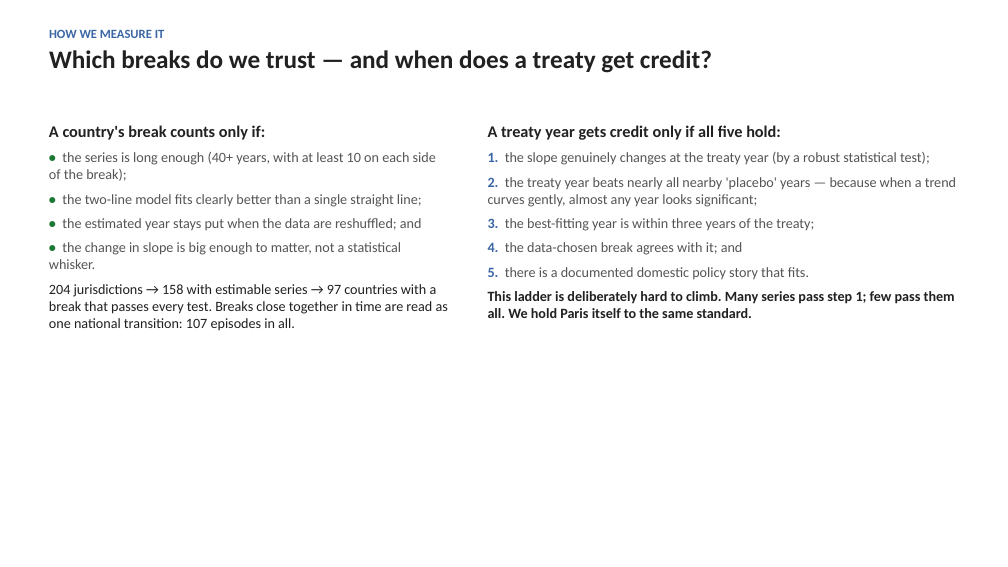
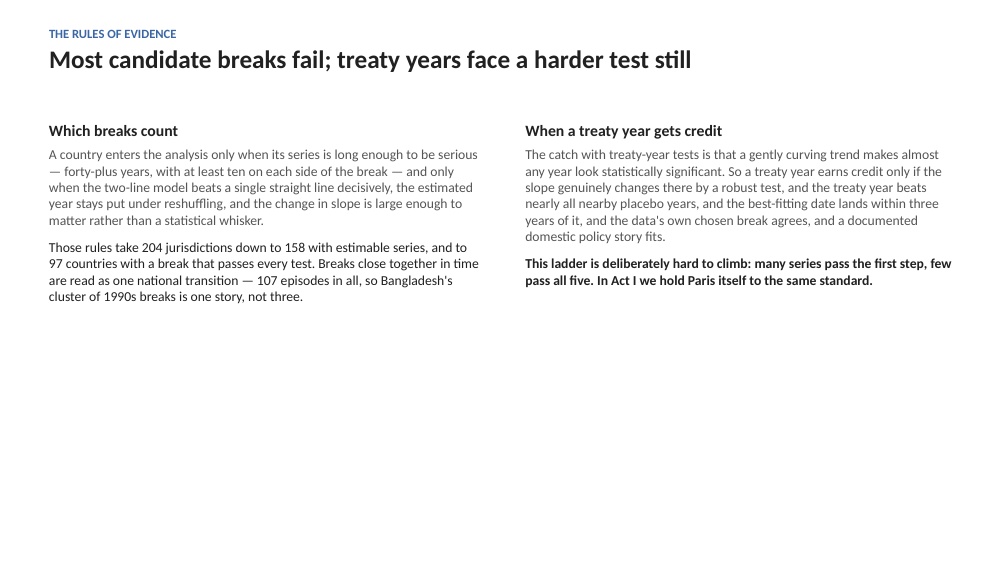
Before and after one commit to cwejnert/HDI-Happiness, a slide deck: slide 5 of carbon_breakpoints_takeaway_figures/what_bends_the_curve_final.pptx (slide 4 before the commit). Drawn at 1008x567 pixels with LibreOffice and Linux fonts; fonts in the diff are those of the drawing. Boxes give left, top, right and bottom in pixels: in the first picture for what was removed or moved away, otherwise in the second. Text is boxed around its words. In the diff, an @@ line names an element or a change of style, - is before the commit and + after.

```diff
--- a/carbon_breakpoints_takeaway_figures/what_bends_the_curve_final.pptx
+++ b/carbon_breakpoints_takeaway_figures/what_bends_the_curve_final.pptx
@@ text at [49,29,692,72]: text changed @@
-HOW WE MEASURE IT
-Which breaks do we trust — and when does a treaty get credit?
+THE RULES OF EVIDENCE
+Most candidate breaks fail; treaty years face a harder test still
@@ text at [49,125,479,303]: text changed; size 13.5 to 13 pt @@
-A country's break counts only if:
-• the series is long enough (40+ years, with at least 10 on each side of the break);
-• the two-line model fits clearly better than a single straight line;
-• the estimated year stays put when the data are reshuffled; and
-• the change in slope is big enough to matter, not a statistical whisker.
-204 jurisdictions → 158 with estimable series → 97 countries with a break that passes every test. Breaks close together in time are read as one national transition: 107 episodes in all.
+Which breaks count
+A country enters the analysis only when its series is long enough to be serious — forty-plus years, with at least ten on each side of the break — and only when the two-line model beats a single straight line decisively, the estimated year stays put under reshuffling, and the change in slope is large enough to matter rather than a statistical whisker.
+Those rules take 204 jurisdictions down to 158 with estimable series, and to 97 countries with a break that passes every test. Breaks close together in time are read as one national transition — 107 episodes in all, so Bangladesh's cluster of 1990s breaks is one story, not three.
@@ text at [525,125,952,287]: text changed; size 13.5 to 13 pt @@
-A treaty year gets credit only if all five hold:
-1. the slope genuinely changes at the treaty year (by a robust statistical test);
-2. the treaty year beats nearly all nearby 'placebo' years — because when a trend curves gently, almost any year looks significant;
-3. the best-fitting year is within three years of the treaty;
-4. the data-chosen break agrees with it; and
-5. there is a documented domestic policy story that fits.
-This ladder is deliberately hard to climb. Many series pass step 1; few pass them all. We hold Paris itself to the same standard.
+When a treaty year gets credit
+The catch with treaty-year tests is that a gently curving trend makes almost any year look statistically significant. So a treaty year earns credit only if the slope genuinely changes there by a robust test, and the treaty year beats nearly all nearby placebo years, and the best-fitting date lands within three years of it, and the data's own chosen break agrees, and a documented domestic policy story fits.
+This ladder is deliberately hard to climb: many series pass the first step, few pass all five. In Act I we hold Paris itself to the same standard.
```
Also in this commit, not shown: 13 other slides changed, 13 slides added, 8 slides removed, 2 other files.
